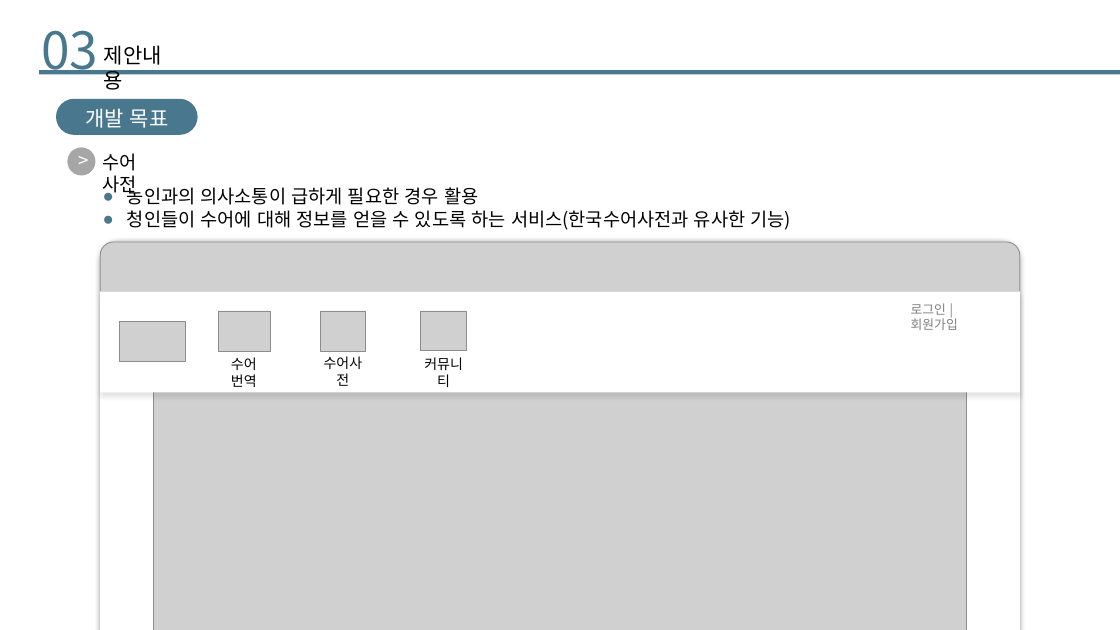
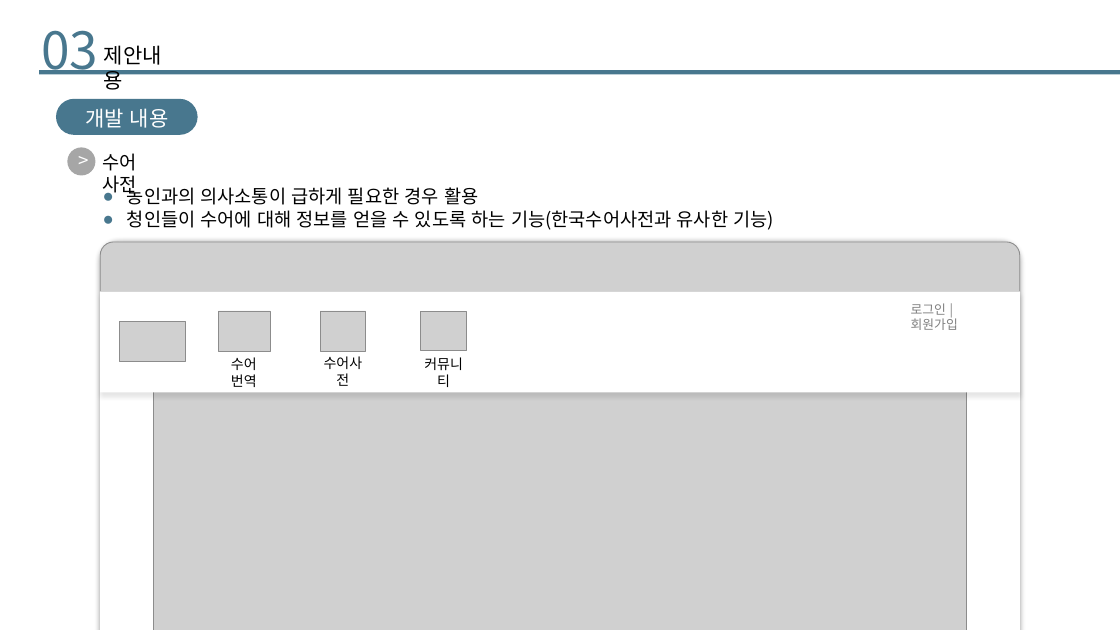
Before and after one commit to SeeUSoon93/final_project, a slide deck: slide 9 of Project/01. Document/실전 프로젝트 기획발표.pptx. Drawn at 1120x630 pixels with LibreOffice and Linux fonts; fonts in the diff are those of the drawing; grey boxes stand for pictures. Boxes give left, top, right and bottom in pixels: in the first picture for what was removed or moved away, otherwise in the second. Text is boxed around its words. In the diff, an @@ line names an element or a change of style, - is before the commit and + after.

```diff
--- a/Project/01. Document/실전 프로젝트 기획발표.pptx
+++ b/Project/01. Document/실전 프로젝트 기획발표.pptx
@@ text in rounded rectangle at (85,108,169,128): text changed @@
-개발 목표
+개발 내용
@@ text at (127,210,774,230): text changed @@
-● 청인들이 수어에 대해 정보를 얻을 수 있도록 하는 서비스(한국수어사전과 유사한 기능)
+● 청인들이 수어에 대해 정보를 얻을 수 있도록 하는 기능(한국수어사전과 유사한 기능)
```
Also in this commit, not shown: 10 other slides changed, 1 slide removed, 3 other files.
